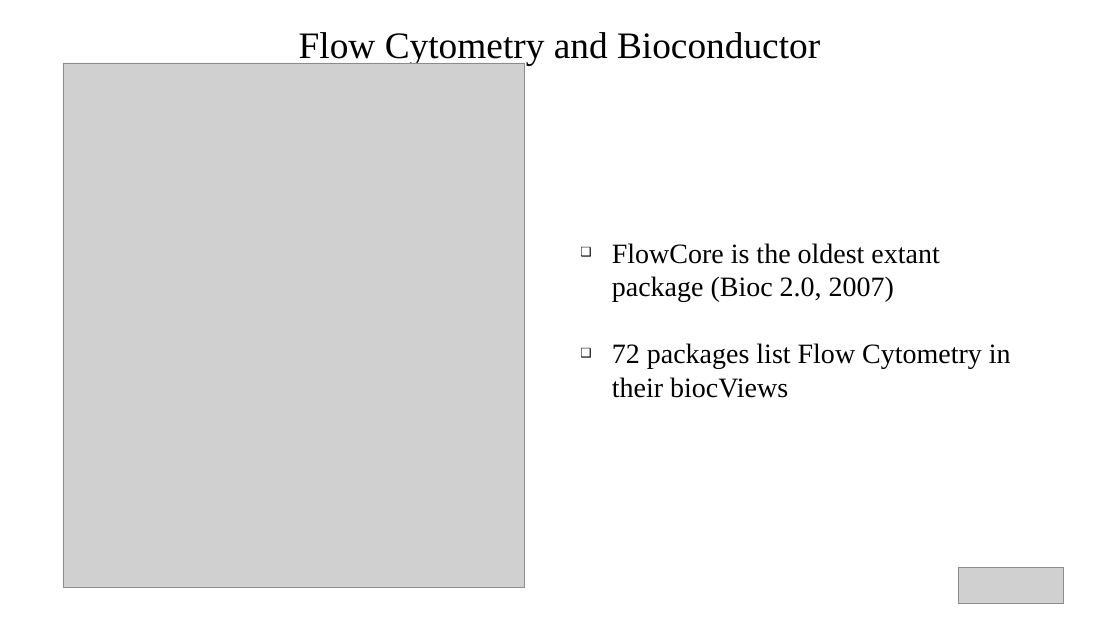
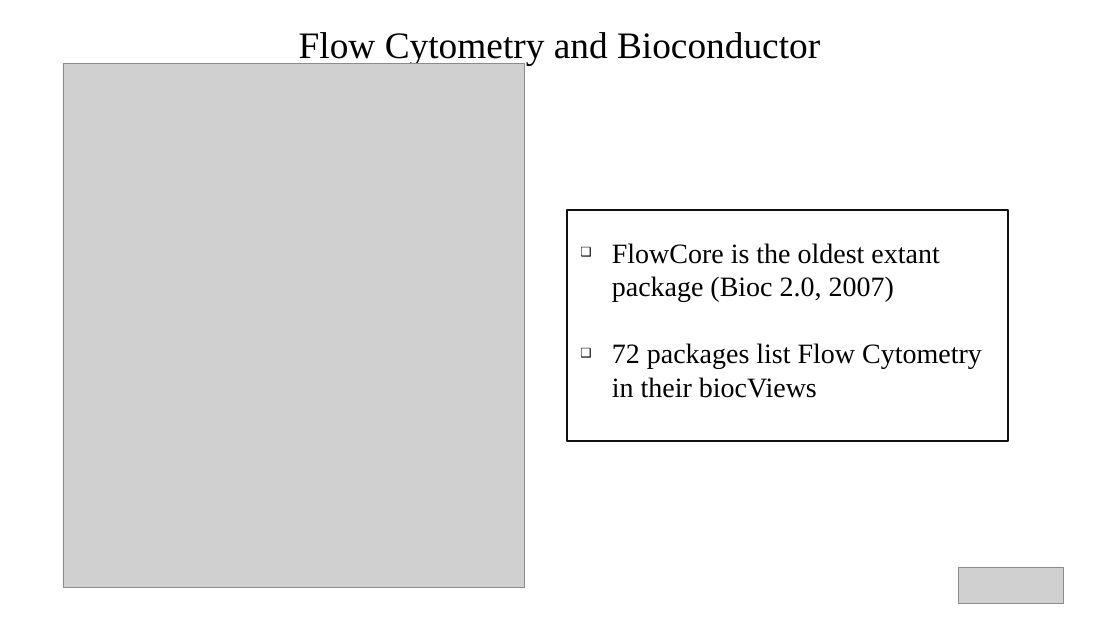
Before and after one commit to DavidRach/CytometryIn_Bioc2026, a slide deck: slide 5 of DavidRach_CytometryInR_BioC2026.pptx (slide 3 before the commit). Drawn at 1120x630 pixels with LibreOffice and Linux fonts; fonts in the diff are those of the drawing; grey boxes stand for pictures. Boxes give left, top, right and bottom in pixels: in the first picture for what was removed or moved away, otherwise in the second. Text is boxed around its words. In the diff, an @@ line names an element or a change of style, - is before the commit and + after.

```diff
--- a/DavidRach_CytometryInR_BioC2026.pptx
+++ b/DavidRach_CytometryInR_BioC2026.pptx
@@ rectangle added at [567,210,1008,441], fill #FFFFFF, outline #111111 1.45 pt @@
@@ text "FlowCore is the oldest extant ..." rewrapped from [612,243,1011,398] to [612,243,982,398] @@
```
Also in this commit, not shown: 9 other slides changed, 7 slides added, 5 slides removed, 2 other files.
